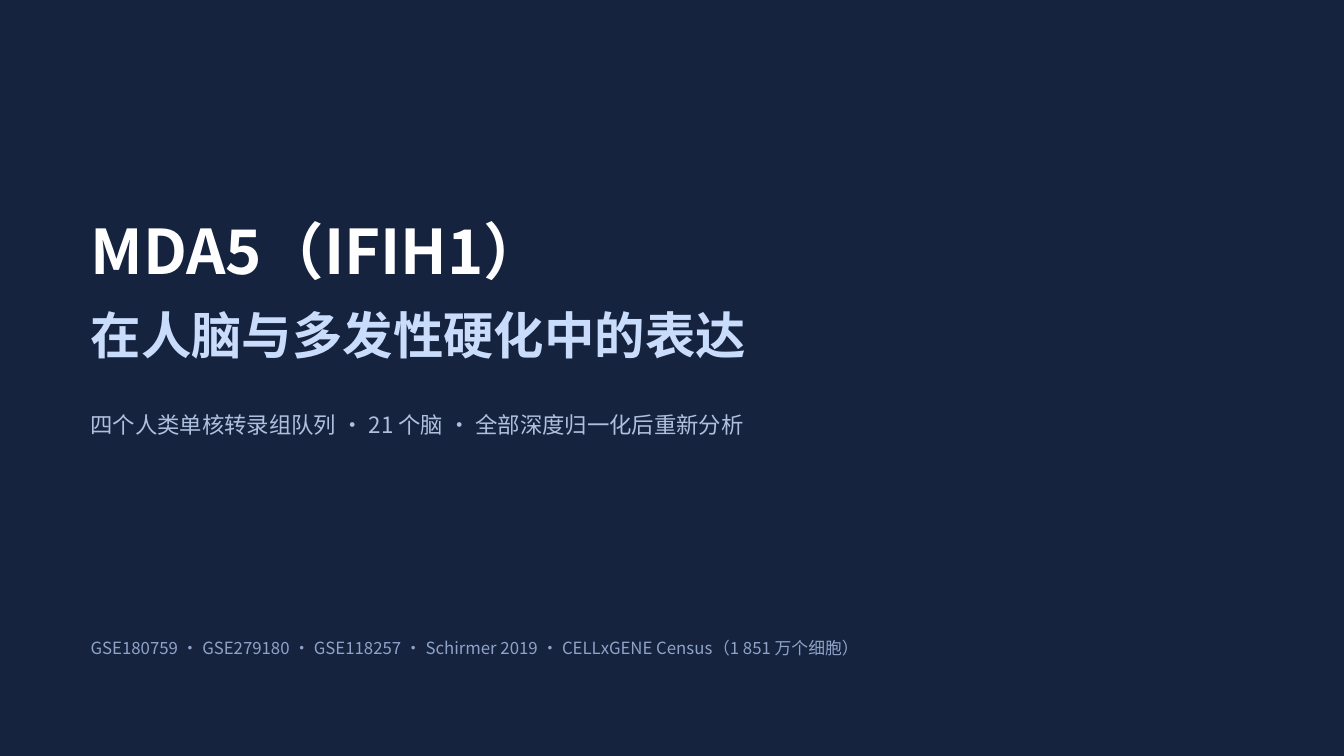
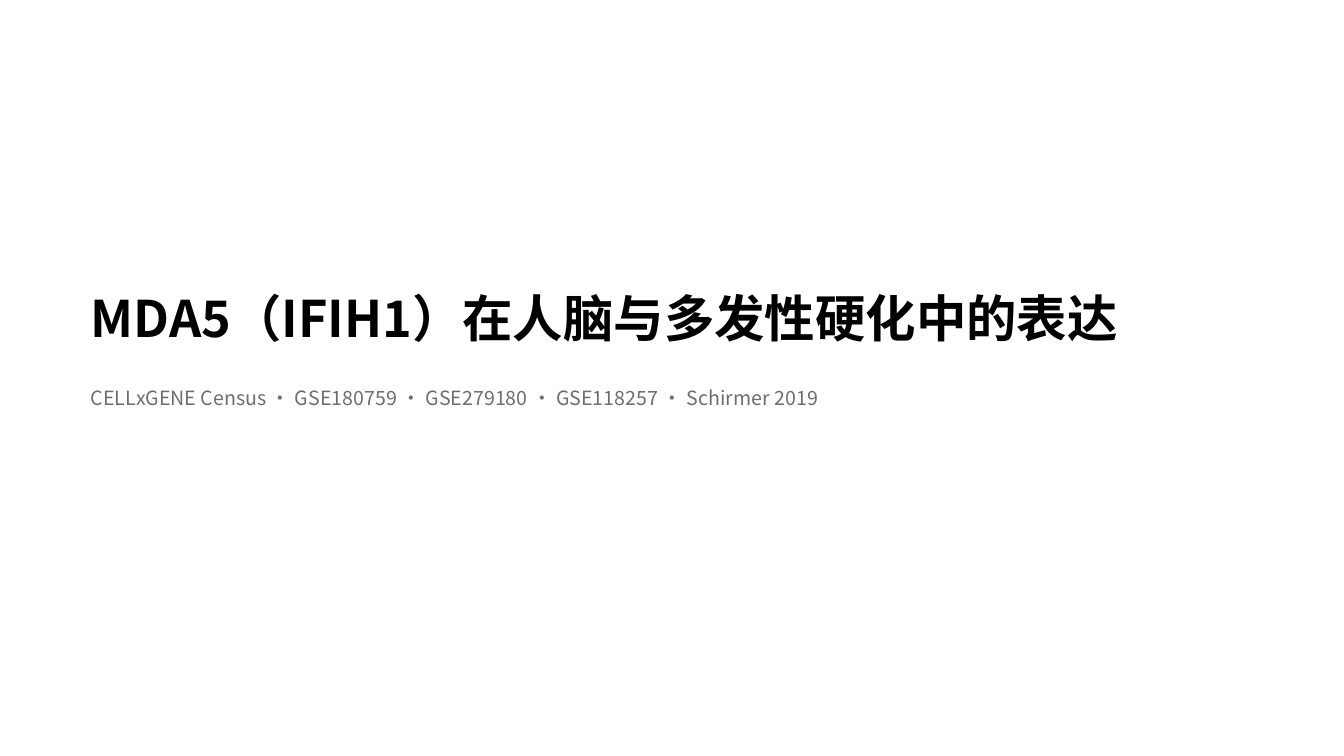
Before and after one commit to 7c96bzczcj-prog/aaa, a slide deck: slide 1 of results/mda5/MDA5_IFIH1_人脑与MS.pptx. Drawn at 1344x756 pixels with LibreOffice and Linux fonts; fonts in the diff are those of the drawing. Boxes give left, top, right and bottom in pixels: in the first picture for what was removed or moved away, otherwise in the second. Text is boxed around its words. In the diff, an @@ line names an element or a change of style, - is before the commit and + after.

```diff
--- a/results/mda5/MDA5_IFIH1_人脑与MS.pptx
+++ b/results/mda5/MDA5_IFIH1_人脑与MS.pptx
@@ background #16233F to #FFFFFF @@
@@ text removed at [91,221,546,280] @@
-MDA5（IFIH1）
@@ text at [91,293,1118,342]: text changed; text colour #CADCFC to #000000 @@
-在人脑与多发性硬化中的表达
+MDA5（IFIH1）在人脑与多发性硬化中的表达
@@ text added at [91,389,818,405], 14 pt, text #6E6E6E @@
+CELLxGENE Census · GSE180759 · GSE279180 · GSE118257 · Schirmer 2019
@@ text removed at [91,414,744,435] @@
-四个人类单核转录组队列 · 21 个脑 · 全部深度归一化后重新分析
@@ text removed at [91,640,859,656] @@
-GSE180759 · GSE279180 · GSE118257 · Schirmer 2019 · CELLxGENE Census（1 851 万个细胞）
```
Also in this commit, not shown: 3 other slides changed, 6 slides added, 5 slides removed, 10 other files.
